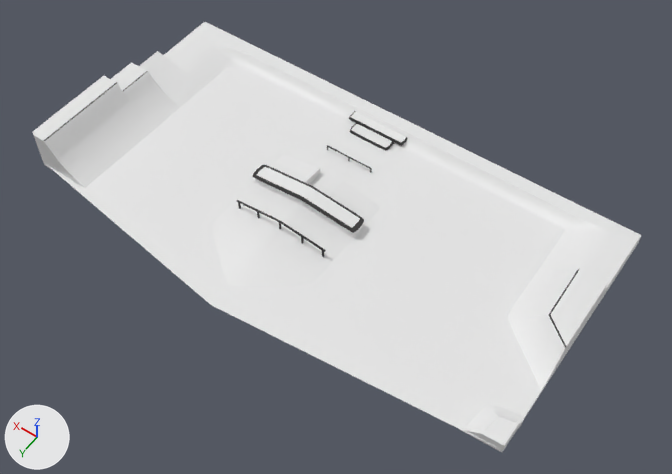
The Blender file Assets/VRProject/Models/skatepark1.blend: old version first, new version second.
The view is the same before and after, from a 50 mm lens placed at (-23.9, 32.9, 48.2), pointed at (-1.8, 1.9, -0.6). Arrows for +X, +Y and +Z are at lower left; the lights stay in place.

Before the edit, the objects in view are built like this:
```python
me_plane = bpy.data.meshes.new('Plane')
me_plane.from_pydata(...)  # 293 vertices, 246 faces; spans x -5.09..5.08, y -2.22..2.84, z -0.21..0.61
me_plane.polygons.foreach_set('use_smooth', [True] * 246)
# faces by material slot: [183, 63]
me_plane.materials.append(mat_concrete)  # white #e7e7e7
me_plane.materials.append(mat_finish)  # black #353535
me_plane_001 = bpy.data.meshes.new('Plane.001')
me_plane_001.from_pydata([(-5.12, -2.41, 0.0), (4.9, -2.41, 0.0), (-5.12, 2.27, 0.0), (4.9, 2.17, 0.0), (0.22, -2.41, 0.0), (0.22, 2.81, 0.0)], [], [(4, 1, 3, 5), (0, 4, 5, 2)])
me_plane_001.polygons.foreach_set('use_smooth', [True] * 2)
me_plane_001.materials.append(mat_concrete)  # white #e7e7e7
ob_floor = bpy.data.objects.new('Floor', me_plane_001)
ob_floor.location = (0.47, 0.7, -0.26)
ob_floor.scale = (3.67, 3.67, 3.67)
ob_park = bpy.data.objects.new('Park', me_plane)
ob_park.location = (0.32, -1.01, 0.28)
ob_park.scale = (3.67, 3.67, 3.67)
_m = ob_park.modifiers.new('Subdivision', 'SUBSURF')
_m.levels = 2
```
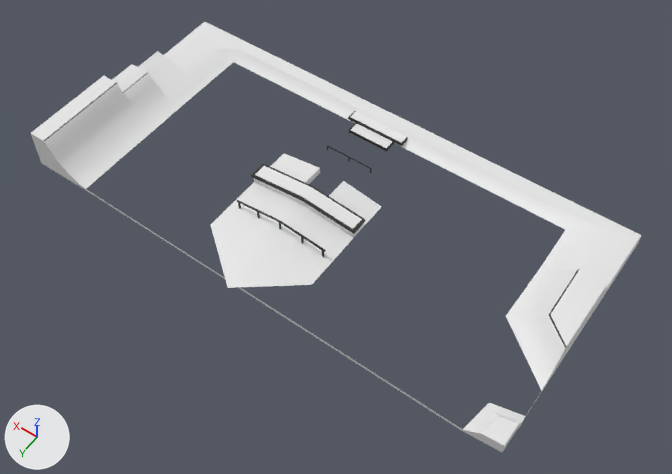
Location of each change, [x1, y1, x2, y2] in pixels of the pictures (672 x 474 px; the box of a moved part takes in the faces that stretch with it):
'Floor', hidden: before [47, 67, 601, 450]
'Park', reshaped, modifiers changed: before [33, 22, 641, 452]; after [31, 22, 641, 452]
part 1 of me_plane, moved or reshaped: before [34, 22, 607, 374]; after [31, 22, 607, 374]

What the commit changed:
me_plane is used by ob_park; location (0.32, -1.01, 0.28); scale (3.67, 3.67, 3.67).
me_plane had 293 vertices, 246 faces and spanned x -5.09..5.08, y -2.22..2.84, z -0.21..0.61.
me_plane now has 293 vertices, 245 faces, 3 loose edges and spans x -5.09..5.08, y -2.22..2.84, z -0.21..0.61.
Part 1, on me_plane:
29 vertices are removed from x 4.0..5.08, y -2.22..2.63, z -0.21..0.61.
65 faces are deleted.
3 vertices in x 4.15..4.59, y 0.71..2.63, z -0.02..0.42 move by (0.0, 0.0, -0.05).
10 vertices move from x 4.0..4.48, y -0.77..2.63, z -0.21..0.23 to x 4.0..4.49, y -0.77..2.63, z -0.21..0.2.
24 vertices are added at x -5.08..5.08, y -0.03..2.63, z -0.13..0.38.
5 new vertices lie (0.0, 0.0, -0.23) away from vertices in x -5.08..5.08, y 0.71..2.63, z 0.3..0.61.
3 loose edges are added.
62 new faces join them, mat_concrete (white #e7e7e7).
2 new faces join them, mat_finish (black #353535).
Object 'Park' (ob_park) loses its SUBSURF modifier named 'Subdivision'.
Modifier setting removed (it was levels = 2).
Object 'Floor' (ob_floor) is now hidden.
